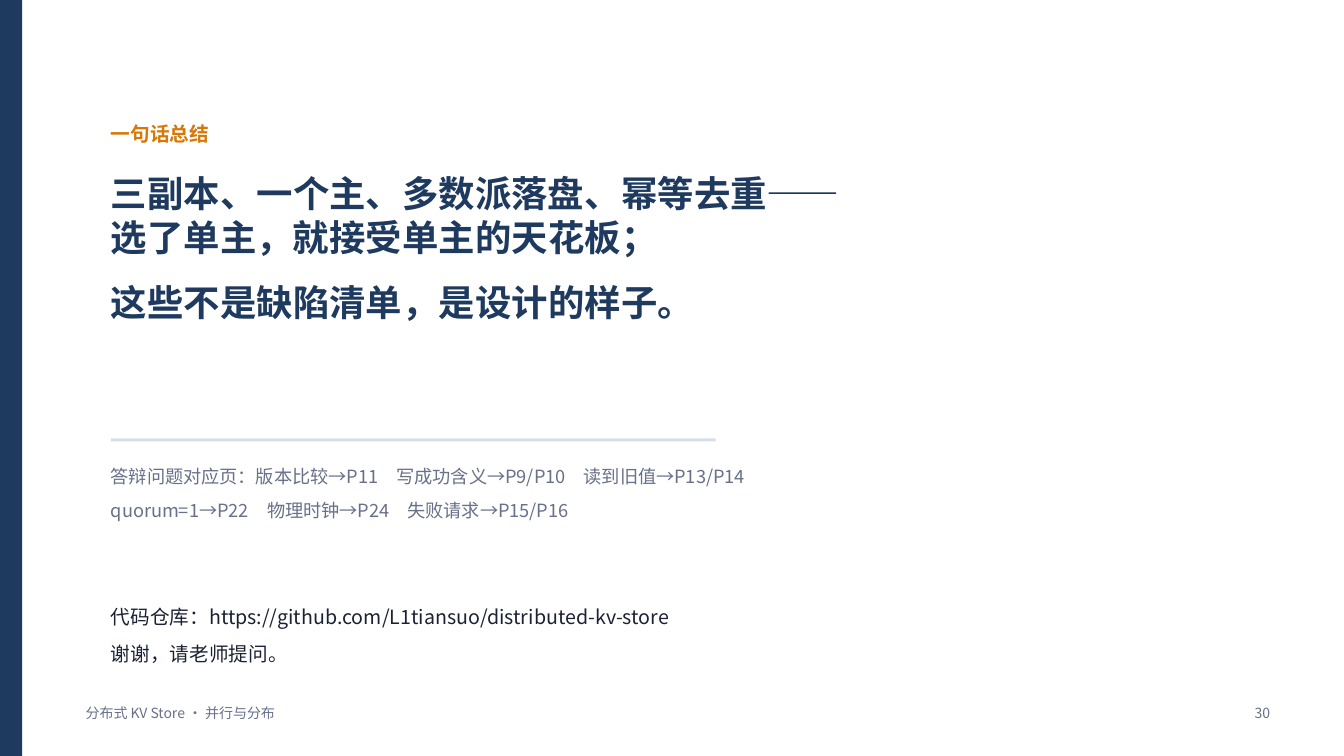
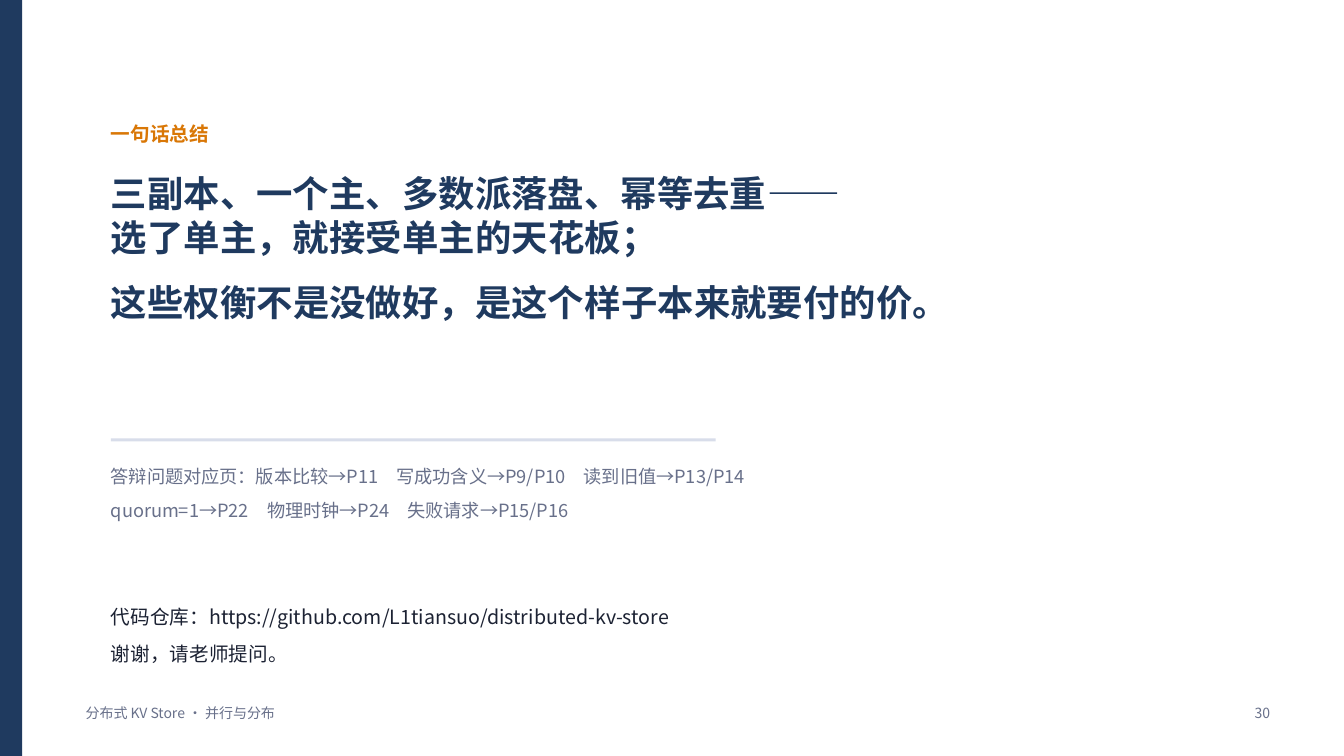
Before and after one commit to L1tiansuo/distributed-kv-store, a slide deck: slide 30 of ppt/分布式KV Store 讲解_v2.pptx. Drawn at 1344x756 pixels with LibreOffice and Linux fonts; fonts in the diff are those of the drawing. Boxes give left, top, right and bottom in pixels: in the first picture for what was removed or moved away, otherwise in the second. Text is boxed around its words. In the diff, an @@ line names an element or a change of style, - is before the commit and + after.

```diff
--- a/ppt/分布式KV Store 讲解_v2.pptx
+++ b/ppt/分布式KV Store 讲解_v2.pptx
@@ text at box(111, 176, 949, 321): text changed @@
-三副本、一个主、多数派落盘、幂等去重——
-选了单主，就接受单主的天花板；
-这些不是缺陷清单，是设计的样子。
+三副本、一个主、多数派落盘、幂等去重——
+选了单主，就接受单主的天花板；
+这些权衡不是没做好，是这个样子本来就要付的价。
```
Also in this commit, not shown: 25 other slides changed, 3 other files.
